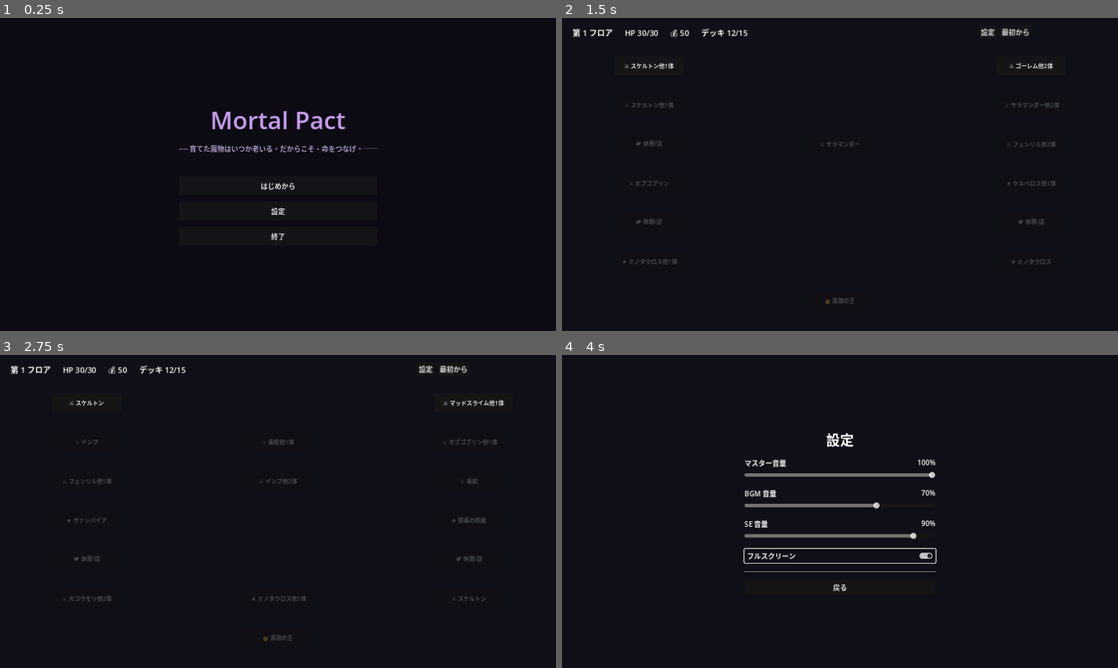
Above: before the commit, frames 1-4 (two rows, left to right).
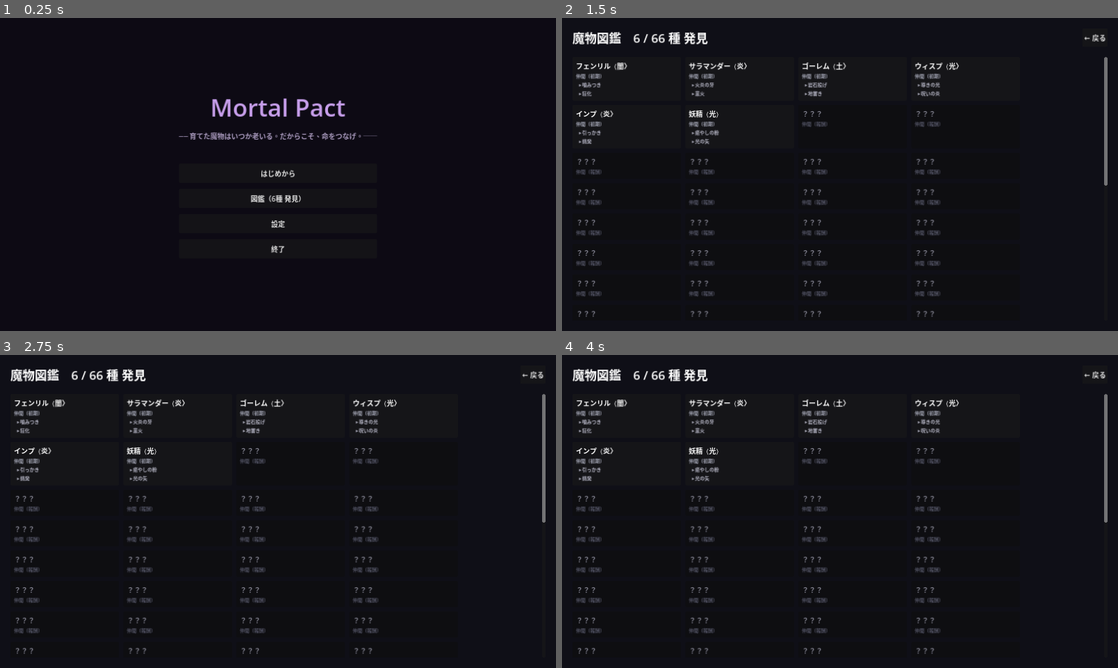
Above: after the commit, the same moments.

Repository: bakery48/mortal-pact
Game: Godot game, scene res://scenes/ui/title.tscn
Two runs of this game, one before a commit and one after it. Both use one fixed random seed, a clock stepped at 60 frames per second and the inputs below.
Inputs (mouse positions are in pixels of both pictures, inside the frame that each line leads up to):
- Up to frame 1 (0.25 s): no input
- Up to frame 2 (1.5 s): click (840, 199) at 0.5 s, where only the run after the commit has a clickable "図鑑（6種 発見）"; click (840, 187) at 1.25 s, where only the run before the commit has a clickable "はじめから"
- Up to frame 3 (2.75 s): click (455, 367) at 2 s, where only the run before the commit has a clickable "最初から"
- Up to frame 4 (4 s): click (990, 367) at 2.75 s, where only the run before the commit has a clickable "設定"; click (840, 555) at 3.5 s, where only the run before the commit has a clickable "フルスクリーン"

The runs differ from the first frame. In frame 1, 2.3% of the frame differs, in the area x 32-68%, y 25-76%; in frame 2, 5.0%; in frame 3, 5.0%; in frame 4, 5.9%, in the area x 1-99%, y 4-96%.

Commit message:
Add meta-progression: legacy carryover (A) + codex unlocks (B)
A. Legacy carryover ("命をつなぐ"):
- On death (run end), route to new legacy scene to pick up to 6
  monsters from the deck → seed next run's starting deck.
- Carried monsters reset to INFANT (keep skills/element/base
  stats/growth/rarity). Saved to user://carryover.json, consumed
  once at start_new_run. Fewer than 6 → fill with default starters.
- Fusion moved to rest/shop node (parent picker → inherit dialog).

B. Codex unlocks (図鑑):
- Record monsters met (enemies defeated, allies recruited, starters)
  to user://unlocks.json, persistent across runs.
- New codex scene from title shows discovery state (locked = ？？？).
- Does not gate reward pool; purely a collection record.

https://claude.ai/code/session_01SGpNd8xjjtE9S1hYpNHnwi

Diff:
--- a/scenes/battle/battle_manager.gd
+++ b/scenes/battle/battle_manager.gd
@@ -224,6 +224,8 @@
 
 ## 敵を撃破・除去する。
 func _remove_enemy(e: EnemyUI) -> void:
+	if is_instance_valid(e):
+		Run.record_unlock(e.sprite_name) # 倒した敵を図鑑に記録
 	enemies.erase(e)
 	if is_instance_valid(e):
 		e.queue_free()
--- /dev/null
+++ b/scenes/ui/codex.gd
@@ -0,0 +1,148 @@
+extends Control
+
+## 図鑑。これまでのランで出会った（倒した／仲間にした）魔物を記録・表示する。
+## 未発見の魔物は「？？？」で伏せる。記録は user://unlocks.json に永続。
+
+func _ready() -> void:
+	_build_ui()
+
+func _build_ui() -> void:
+	set_anchors_and_offsets_preset(Control.PRESET_FULL_RECT)
+
+	var bg := ColorRect.new()
+	bg.color = Color(0.06, 0.06, 0.09)
+	bg.set_anchors_and_offsets_preset(Control.PRESET_FULL_RECT)
+	add_child(bg)
+
+	var root := MarginContainer.new()
+	root.set_anchors_and_offsets_preset(Control.PRESET_FULL_RECT)
+	for side in ["left", "right", "top", "bottom"]:
+		root.add_theme_constant_override("margin_" + side, 24)
+	add_child(root)
+
+	var vbox := VBoxContainer.new()
+	vbox.add_theme_constant_override("separation", 10)
+	root.add_child(vbox)
+
+	var entries := _catalog()
+	var found := 0
+	for e in entries:
+		if Run.is_unlocked(e["name"]):
+			found += 1
+
+	var header := HBoxContainer.new()
+	vbox.add_child(header)
+
+	var title := Label.new()
+	title.text = "魔物図鑑　%d / %d 種 発見" % [found, entries.size()]
+	title.add_theme_font_size_override("font_size", 28)
+	title.size_flags_horizontal = Control.SIZE_EXPAND_FILL
+	header.add_child(title)
+
+	var back := Button.new()
+	back.text = "← 戻る"
+	back.pressed.connect(func() -> void: get_tree().change_scene_to_file(Run.SCENE_TITLE))
+	header.add_child(back)
+
+	vbox.add_child(HSeparator.new())
+
+	var scroll := ScrollContainer.new()
+	scroll.size_flags_vertical = Control.SIZE_EXPAND_FILL
+	scroll.horizontal_scroll_mode = ScrollContainer.SCROLL_MODE_DISABLED
+	vbox.add_child(scroll)
+
+	var grid := GridContainer.new()
+	grid.columns = 4
+	grid.add_theme_constant_override("h_separation", 10)
+	grid.add_theme_constant_override("v_separation", 10)
+	grid.size_flags_horizontal = Control.SIZE_EXPAND_FILL
+	scroll.add_child(grid)
+
+	for e in entries:
+		grid.add_child(_make_entry(e))
+
+func _make_entry(e: Dictionary) -> Control:
+	var panel := PanelContainer.new()
+	panel.custom_minimum_size = Vector2(250, 0)
+
+	var margin := MarginContainer.new()
+	for side in ["left", "right", "top", "bottom"]:
+		margin.add_theme_constant_override("margin_" + side, 8)
+	panel.add_child(margin)
+
+	var v := VBoxContainer.new()
+	v.add_theme_constant_override("separation", 3)
+	margin.add_child(v)
+
+	var unlocked: bool = Run.is_unlocked(e["name"])
+	var name_lbl := Label.new()
+	if unlocked:
+		name_lbl.text = "%s 〈%s〉" % [e["name"], String(MonsterData.ELEMENT_LABEL[int(e["element"])])]
+	else:
+		name_lbl.text = "？？？"
+		panel.modulate = Color(0.5, 0.5, 0.55)
+	name_lbl.add_theme_font_size_override("font_size", 16)
+	v.add_child(name_lbl)
+
+	var role_lbl := Label.new()
+	role_lbl.text = String(e["role"])
+	role_lbl.add_theme_font_size_override("font_size", 11)
+	role_lbl.add_theme_color_override("font_color", Color(0.65, 0.66, 0.72))
+	v.add_child(role_lbl)
+
+	if unlocked and e.has("skills"):
+		for s in e["skills"]:
+			var c := Label.new()
+			c.text = "  ▸ %s" % String(s)
+			c.add_theme_font_size_override("font_size", 11)
+			c.add_theme_color_override("font_color", Color(0.7, 0.7, 0.76))
+			v.add_child(c)
+
+	return panel
+
+## 全魔物のカタログを作る。仲間（MonsterData）と敵（EnemyDatabase）を名前で統合。
+func _catalog() -> Array:
+	var by_name := {}
+	var order: Array = []
+
+	var add_ally := func(m: MonsterData, role: String) -> void:
+		if not by_name.has(m.monster_name):
+			order.append(m.monster_name)
+		var skills: Array = []
+		for c in m.commands:
+			skills.append(c.command_name)
+		# 仲間情報を優先（スキル付き）。既存が敵のみなら上書き。
+		by_name[m.monster_name] = {
+			"name": m.monster_name,
+			"element": m.elements[0] if not m.elements.is_empty() else MonsterData.Element.NONE,
+			"role": role,
+			"skills": skills,
+		}
+
+	for m: MonsterData in MonsterFactory.starter_monsters():
+		add_ally.call(m, "仲間（初期）")
+	for m: MonsterData in MonsterFactory.reward_pool():
+		add_ally.call(m, "仲間（報酬）")
+
+	var add_enemy := func(d: Dictionary, role: String) -> void:
+		var nm := String(d["name"])
+		if by_name.has(nm):
+			return # 仲間として既に登録済みなら敵情報は足さない
+		order.append(nm)
+		by_name[nm] = {
+			"name": nm,
+			"element": int(d.get("element", MonsterData.Element.NONE)),
+			"role": role,
+		}
+
+	for d in EnemyDatabase.zako_pool():
+		add_enemy.call(d, "敵（雑魚）")
+	for d in EnemyDatabase.elite_pool():
+		add_enemy.call(d, "敵（エリート）")
+	for d in EnemyDatabase.boss_pool():
+		add_enemy.call(d, "敵（ボス）")
+
+	var result: Array = []
+	for nm in order:
+		result.append(by_name[nm])
+	return result
--- /dev/null
+++ b/scenes/ui/codex.tscn
@@ -0,0 +1,12 @@
+[gd_scene load_steps=2 format=3 uid="uid://b0mortalpactcodex"]
+
+[ext_resource type="Script" path="res://scenes/ui/codex.gd" id="1_codex"]
+
+[node name="Codex" type="Control"]
+layout_mode = 3
+anchors_preset = 15
+anchor_right = 1.0
+anchor_bottom = 1.0
+grow_horizontal = 2
+grow_vertical = 2
+script = ExtResource("1_codex")
--- /dev/null
+++ b/scenes/ui/legacy.gd
@@ -0,0 +1,147 @@
+extends Control
+
+## 死亡時の「継承」画面。ラン終了時、デッキの魔物から最大6体を選んで
+## 次ランの初期デッキに引き継ぐ（選んだ魔物は幼体にリセットされる）。
+
+const MAX_PICK := 6
+
+var _selected: Array[MonsterData] = []
+var _count_label: Label
+var _confirm_button: Button
+var _cards: Array = [] # [{ "panel": PanelContainer, "monster": MonsterData }]
+
+func _ready() -> void:
+	# デッキが6体以下なら全員を初期選択にしておく。
+	if Run.deck.size() <= MAX_PICK:
+		_selected.assign(Run.deck)
+	_build_ui()
+
+func _build_ui() -> void:
+	set_anchors_and_offsets_preset(Control.PRESET_FULL_RECT)
+
+	var bg := ColorRect.new()
+	bg.color = Color(0.08, 0.05, 0.07)
+	bg.set_anchors_and_offsets_preset(Control.PRESET_FULL_RECT)
+	add_child(bg)
+
+	var root := MarginContainer.new()
+	root.set_anchors_and_offsets_preset(Control.PRESET_FULL_RECT)
+	for side in ["left", "right", "top", "bottom"]:
+		root.add_theme_constant_override("margin_" + side, 24)
+	add_child(root)
+
+	var vbox := VBoxContainer.new()
+	vbox.add_theme_constant_override("separation", 10)
+	root.add_child(vbox)
+
+	var title := Label.new()
+	title.text = "継承 ── 次代へ命をつなぐ"
+	title.horizontal_alignment = HORIZONTAL_ALIGNMENT_CENTER
+	title.add_theme_font_size_override("font_size", 34)
+	title.add_theme_color_override("font_color", Color(0.82, 0.66, 0.92))
+	vbox.add_child(title)
+
+	var desc := Label.new()
+	desc.text = "倒れた。だが血脈は続く。次のランへ引き継ぐ魔物を最大%d体選べ（幼体に戻って再び育つ）。" % MAX_PICK
+	desc.horizontal_alignment = HORIZONTAL_ALIGNMENT_CENTER
+	desc.add_theme_color_override("font_color", Color(0.7, 0.65, 0.72))
+	vbox.add_child(desc)
+
+	_count_label = Label.new()
+	_count_label.horizontal_alignment = HORIZONTAL_ALIGNMENT_CENTER
+	vbox.add_child(_count_label)
+
+	var scroll := ScrollContainer.new()
+	scroll.size_flags_vertical = Control.SIZE_EXPAND_FILL
+	scroll.horizontal_scroll_mode = ScrollContainer.SCROLL_MODE_DISABLED
+	vbox.add_child(scroll)
+
+	var grid := GridContainer.new()
+	grid.columns = 4
+	grid.add_theme_constant_override("h_separation", 12)
+	grid.add_theme_constant_override("v_separation", 12)
+	grid.size_flags_horizontal = Control.SIZE_EXPAND_FILL
+	scroll.add_child(grid)
+
+	if Run.deck.is_empty():
+		var empty := Label.new()
+		empty.text = "引き継げる魔物がいない…（次ランは初期デッキで再開）"
+		empty.add_theme_color_override("font_color", Color(0.7, 0.7, 0.7))
+		grid.add_child(empty)
+	for mon: MonsterData in Run.deck:
+		grid.add_child(_make_card(mon))
+
+	_confirm_button = Button.new()
+	_confirm_button.custom_minimum_size = Vector2(0, 44)
+	_confirm_button.pressed.connect(_on_confirm)
+	vbox.add_child(_confirm_button)
+
+	_refresh()
+
+func _make_card(mon: MonsterData) -> Control:
+	var panel := PanelContainer.new()
+	panel.custom_minimum_size = Vector2(240, 0)
+
+	var margin := MarginContainer.new()
+	for side in ["left", "right", "top", "bottom"]:
+		margin.add_theme_constant_override("margin_" + side, 10)
+	panel.add_child(margin)
+
+	var v := VBoxContainer.new()
+	v.add_theme_constant_override("separation", 4)
+	margin.add_child(v)
+
+	var name_lbl := Label.new()
+	name_lbl.text = "%s %s %s" % [mon.rarity_label(), mon.monster_name, mon.stage_label()]
+	name_lbl.add_theme_font_size_override("font_size", 16)
+	v.add_child(name_lbl)
+
+	var stat_lbl := Label.new()
+	stat_lbl.text = "属性:%s  ATK:%d DEF:%d" % [mon.element_label(), mon.effective_attack(), mon.effective_defense()]
+	stat_lbl.add_theme_font_size_override("font_size", 12)
+	stat_lbl.add_theme_color_override("font_color", Color(0.7, 0.72, 0.78))
+	v.add_child(stat_lbl)
+
+	for cmd: CommandData in mon.commands:
+		var c := Label.new()
+		c.text = "  ▸ %s（コスト%d）" % [cmd.command_name, cmd.cost]
+		c.add_theme_font_size_override("font_size", 11)
+		c.add_theme_color_override("font_color", Color(0.62, 0.62, 0.68))
+		v.add_child(c)
+
+	var toggle := Button.new()
+	toggle.toggle_mode = true
+	toggle.button_pressed = mon in _selected
+	toggle.pressed.connect(_on_toggle.bind(mon, toggle))
+	v.add_child(toggle)
+
+	_cards.append({"panel": panel, "monster": mon, "toggle": toggle})
+	return panel
+
+func _on_toggle(mon: MonsterData, toggle: Button) -> void:
+	if mon in _selected:
+		_selected.erase(mon)
+	elif _selected.size() < MAX_PICK:
+		_selected.append(mon)
+	else:
+		toggle.button_pressed = false # 上限到達、選択取消
+		return
+	_refresh()
+
+func _refresh() -> void:
+	_count_label.text = "選択中 %d / %d" % [_selected.size(), MAX_PICK]
+	_confirm_button.text = "この%d体で次代へ" % _selected.size() if _selected.size() > 0 else "引き継がずに終える"
+	for c in _cards:
+		var mon: MonsterData = c["monster"]
+		var t := c["toggle"] as Button
+		var sel := mon in _selected
+		t.button_pressed = sel
+		t.text = "✔ 継承する" if sel else "継承する"
+		(c["panel"] as PanelContainer).modulate = Color(1.0, 0.92, 0.5) if sel else Color.WHITE
+		# 上限到達時は未選択トグルを無効化。
+		t.disabled = (not sel) and _selected.size() >= MAX_PICK
+
+func _on_confirm() -> void:
+	Audio.play_se("select")
+	Run.set_carryover(_selected)
+	get_tree().change_scene_to_file(Run.SCENE_RESULT)
--- /dev/null
+++ b/scenes/ui/legacy.tscn
@@ -0,0 +1,12 @@
+[gd_scene load_steps=2 format=3 uid="uid://b0mortalpactlegacy"]
+
+[ext_resource type="Script" path="res://scenes/ui/legacy.gd" id="1_legacy"]
+
+[node name="Legacy" type="Control"]
+layout_mode = 3
+anchors_preset = 15
+anchor_right = 1.0
+anchor_bottom = 1.0
+grow_horizontal = 2
+grow_vertical = 2
+script = ExtResource("1_legacy")
--- a/scenes/ui/reward.gd
+++ b/scenes/ui/reward.gd
@@ -82,4 +82,5 @@
 func _on_pick(monster: MonsterData) -> void:
 	Audio.play_se("coin")
 	Run.add_card(monster)
+	Run.record_unlock(monster.monster_name) # 仲間にした魔物を図鑑に記録
 	Run.go_after_node()
--- a/scenes/ui/shop.gd
+++ b/scenes/ui/shop.gd
@@ -62,12 +62,35 @@
 	for monster in _offers:
 		cards.add_child(_make_offer(monster))
 
+	vbox.add_child(HSeparator.new())
+
+	# 合体（子孫生成）：成体・老体2体から子孫を作る。
+	var fuse_title := Label.new()
+	fuse_title.text = "合体（成体・老体2体から子孫を生む）"
+	fuse_title.horizontal_alignment = HORIZONTAL_ALIGNMENT_CENTER
+	vbox.add_child(fuse_title)
+
+	var fuse_button := Button.new()
+	var fusable := _fusable_monsters()
+	fuse_button.text = "合体する（候補 %d体）" % fusable.size()
+	fuse_button.disabled = fusable.size() < 2
+	fuse_button.pressed.connect(_open_fusion_picker)
+	vbox.add_child(fuse_button)
+
 	var proceed := Button.new()
 	proceed.text = "進む"
 	proceed.pressed.connect(Run.go_after_node)
 	vbox.add_child(proceed)
 
 	_refresh()
+
+## デッキ内で合体の親に選べる魔物（成体・老体）。
+func _fusable_monsters() -> Array[MonsterData]:
+	var result: Array[MonsterData] = []
+	for m: MonsterData in Run.deck:
+		if m.can_fuse():
+			result.append(m)
+	return result
 
 func _make_offer(monster: MonsterData) -> Control:
 	var panel := PanelContainer.new()
@@ -112,8 +135,10 @@
 	Audio.play_se("coin")
 	Run.gold -= Run.SHOP_CARD_COST
 	Run.add_card(monster)
+	Run.record_unlock(monster.monster_name) # 購入した魔物を図鑑に記録
 	panel.queue_free()
 	_offer_rows = _offer_rows.filter(func(r): return r["panel"] != panel)
+	_offers.erase(monster) # 再描画で復活させない
 	_refresh()
 
 func _refresh() -> void:
@@ -129,3 +154,218 @@
 	var affordable := Run.gold >= Run.SHOP_CARD_COST and Run.can_add(2)
 	for r in _offer_rows:
 		(r["button"] as Button).disabled = not affordable
+
+# --- 合体（子孫生成） -------------------------------------------------------
+
+## 親2体を選ぶモーダルを開く。
+func _open_fusion_picker() -> void:
+	var selected: Array[MonsterData] = []
+
+	var overlay := ColorRect.new()
+	overlay.color = Color(0, 0, 0, 0.7)
+	overlay.set_anchors_and_offsets_preset(Control.PRESET_FULL_RECT)
+	overlay.mouse_filter = Control.MOUSE_FILTER_STOP
+	add_child(overlay)
+
+	var center := CenterContainer.new()
+	center.set_anchors_and_offsets_preset(Control.PRESET_FULL_RECT)
+	overlay.add_child(center)
+
+	var panel := PanelContainer.new()
+	panel.custom_minimum_size = Vector2(620, 460)
+	center.add_child(panel)
+
+	var margin := MarginContainer.new()
+	for side in ["left", "right", "top", "bottom"]:
+		margin.add_theme_constant_override("margin_" + side, 16)
+	panel.add_child(margin)
+
+	var vbox := VBoxContainer.new()
+	vbox.add_theme_constant_override("separation", 8)
+	margin.add_child(vbox)
+
+	var title := Label.new()
+	title.text = "合体：親にする2体を選ぶ"
+	title.add_theme_font_size_override("font_size", 22)
+	vbox.add_child(title)
+
+	var count_label := Label.new()
+	count_label.text = "選択 0 / 2"
+	vbox.add_child(count_label)
+
+	var scroll := ScrollContainer.new()
+	scroll.size_flags_vertical = Control.SIZE_EXPAND_FILL
+	scroll.horizontal_scroll_mode = ScrollContainer.SCROLL_MODE_DISABLED
+	vbox.add_child(scroll)
+
+	var grid := GridContainer.new()
+	grid.columns = 2
+	grid.add_theme_constant_override("h_separation", 10)
+	grid.add_theme_constant_override("v_separation", 10)
+	scroll.add_child(grid)
+
+	var toggles: Array = []
+	for mon: MonsterData in _fusable_monsters():
+		var btn := Button.new()
+		btn.toggle_mode = true
+		btn.custom_minimum_size = Vector2(280, 0)
+		btn.text = "%s %s %s\n属性:%s ATK:%d DEF:%d" % [
+			mon.rarity_label(), mon.monster_name, mon.stage_label(),
+			mon.element_label(), mon.effective_attack(), mon.effective_defense(),
+		]
+		toggles.append({"button": btn, "monster": mon})
+		btn.pressed.connect(_on_fusion_parent_toggled.bind(mon, btn, selected, count_label, toggles))
+		grid.add_child(btn)
+
+	vbox.add_child(HSeparator.new())
+
+	var buttons := HBoxContainer.new()
+	buttons.alignment = BoxContainer.ALIGNMENT_END
+	buttons.add_theme_constant_override("separation", 10)
+	vbox.add_child(buttons)
+
+	var cancel := Button.new()
+	cancel.text = "キャンセル"
+	cancel.pressed.connect(func() -> void: overlay.queue_free())
+	buttons.add_child(cancel)
+
+	var next_btn := Button.new()
+	next_btn.text = "次へ（継承スキル選択）"
+	next_btn.disabled = true
+	next_btn.pressed.connect(_on_fusion_next.bind(selected, overlay))
+	buttons.add_child(next_btn)
+	# next ボタンの有効/無効更新のため参照を保持。
+	count_label.set_meta("next_button", next_btn)
+
+func _on_fusion_next(selected: Array, overlay: Control) -> void:
+	if selected.size() != 2:
+		return
+	overlay.queue_free()
+	_open_inherit_dialog(selected[0], selected[1])
+
+func _on_fusion_parent_toggled(mon: MonsterData, btn: Button, selected: Array, count_label: Label, toggles: Array) -> void:
+	if mon in selected:
+		selected.erase(mon)
+	elif selected.size() < 2:
+		selected.append(mon)
+	else:
+		btn.button_pressed = false
+		return
+	count_label.text = "選択 %d / 2" % selected.size()
+	var next_btn := count_label.get_meta("next_button") as Button
+	if next_btn != null:
+		next_btn.disabled = selected.size() != 2
+	# 2体選択済みなら未選択を無効化。
+	for t in toggles:
+		var b := t["button"] as Button
+		var m: MonsterData = t["monster"]
+		b.disabled = (m not in selected) and selected.size() >= 2
+
+## 継承スキルを選ぶモーダルを開く。
+func _open_inherit_dialog(mon_a: MonsterData, mon_b: MonsterData) -> void:
+	var element := MonsterFactory.choose_child_element(mon_a, mon_b)
+	var max_inherit := MonsterFactory.max_inheritable(mon_a, mon_b)
+	var pool := MonsterFactory.inheritable_pool(mon_a, mon_b)
+	var innate := MonsterFactory.element_innate_kit(element)
+	var chosen: Array[CommandData] = []
+
+	var overlay := ColorRect.new()
+	overlay.color = Color(0, 0, 0, 0.7)
+	overlay.set_anchors_and_offsets_preset(Control.PRESET_FULL_RECT)
+	overlay.mouse_filter = Control.MOUSE_FILTER_STOP
+	add_child(overlay)
+
+	var center := CenterContainer.new()
+	center.set_anchors_and_offsets_preset(Control.PRESET_FULL_RECT)
+	overlay.add_child(center)
+
+	var panel := PanelContainer.new()
+	panel.custom_minimum_size = Vector2(560, 0)
+	center.add_child(panel)
+
+	var margin := MarginContainer.new()
+	for side in ["left", "right", "top", "bottom"]:
+		margin.add_theme_constant_override("margin_" + side, 18)
+	panel.add_child(margin)
+
+	var vbox := VBoxContainer.new()
+	vbox.add_theme_constant_override("separation", 8)
+	margin.add_child(vbox)
+
+	var title := Label.new()
+	title.text = "合体：継承するスキルを選択"
+	title.add_theme_font_size_override("font_size", 24)
+	vbox.add_child(title)
+
+	var elem_label := Label.new()
+	elem_label.text = "子孫の属性: %s ／ 固有スキル2つ＋継承 最大%d" % [String(MonsterData.ELEMENT_LABEL[element]), max_inherit]
+	elem_label.modulate = Color(0.8, 0.85, 0.95)
+	vbox.add_child(elem_label)
+
+	var innate_label := Label.new()
+	var innate_names: Array[String] = []
+	for c in innate:
+		innate_names.append(c.command_name)
+	innate_label.text = "固有: " + "／".join(innate_names)
+	vbox.add_child(innate_label)
+
+	vbox.add_child(HSeparator.new())
+
+	var count_label := Label.new()
+	vbox.add_child(count_label)
+
+	for cmd in pool:
+		var btn := Button.new()
+		btn.toggle_mode = true
+		btn.disabled = max_inherit <= 0
+		btn.text = "%s（コスト%d）" % [cmd.command_name, cmd.cost]
+		btn.toggled.connect(_on_inherit_toggled.bind(cmd, btn, chosen, max_inherit, count_label))
+		vbox.add_child(btn)
+	if pool.is_empty():
+		var none_label := Label.new()
+		none_label.text = "継承できるスキルがありません（固有2つで誕生）"
+		none_label.modulate = Color(0.7, 0.7, 0.7)
+		vbox.add_child(none_label)
+
+	vbox.add_child(HSeparator.new())
+
+	var buttons := HBoxContainer.new()
+	buttons.alignment = BoxContainer.ALIGNMENT_END
+	buttons.add_theme_constant_override("separation", 10)
+	vbox.add_child(buttons)
+
+	var cancel := Button.new()
+	cancel.text = "キャンセル"
+	cancel.pressed.connect(func() -> void: overlay.queue_free())
+	buttons.add_child(cancel)
+
+	var confirm := Button.new()
+	confirm.text = "合体する"
+	confirm.pressed.connect(_on_fusion_confirm.bind(mon_a, mon_b, element, chosen, overlay))
+	buttons.add_child(confirm)
+
+	count_label.text = "継承 0 / %d" % max_inherit
+
+func _on_inherit_toggled(pressed: bool, cmd: CommandData, btn: Button, chosen: Array, max_inherit: int, count_label: Label) -> void:
+	if pressed:
+		if chosen.size() >= max_inherit:
+			btn.button_pressed = false
+			return
+		chosen.append(cmd)
+	else:
+		chosen.erase(cmd)
+	count_label.text = "継承 %d / %d" % [chosen.size(), max_inherit]
+
+func _on_fusion_confirm(mon_a: MonsterData, mon_b: MonsterData, element: int, chosen: Array, overlay: Control) -> void:
+	var child := MonsterFactory.make_child(mon_a, mon_b, element, chosen)
+	Run.deck.erase(mon_a)
+	Run.deck.erase(mon_b)
+	Run.deck.append(child)
+	Run.record_unlock(child.monster_name)
+	Audio.play_se("fuse")
+	overlay.queue_free()
+	# 合体結果が反映された画面に作り直す。
+	for c in get_children():
+		c.queue_free()
+	_offer_rows.clear()
+	_build_ui()
--- a/scenes/ui/title.gd
+++ b/scenes/ui/title.gd
@@ -51,6 +51,10 @@
 	new_btn.pressed.connect(_on_new_game)
 	vbox.add_child(new_btn)
 
+	var codex_btn := _make_button("図鑑（%d種 発見）" % Run.unlocked_count())
+	codex_btn.pressed.connect(_on_codex)
+	vbox.add_child(codex_btn)
+
 	var settings_btn := _make_button("設定")
 	settings_btn.pressed.connect(_on_settings)
 	vbox.add_child(settings_btn)
@@ -81,6 +85,10 @@
 	add_child(dialog)
 	dialog.popup_centered()
 
+func _on_codex() -> void:
+	Audio.play_se("select")
+	get_tree().change_scene_to_file(Run.SCENE_CODEX)
+
 func _on_settings() -> void:
 	Audio.play_se("select")
 	Run.settings_return = Run.SCENE_TITLE
--- a/scripts/run_state.gd
+++ b/scripts/run_state.gd
@@ -17,9 +17,18 @@
 const SCENE_RESULT := "res://scenes/ui/result.tscn"
 const SCENE_SETTINGS := "res://scenes/ui/settings.tscn"
 const SCENE_TITLE := "res://scenes/ui/title.tscn"
+const SCENE_LEGACY := "res://scenes/ui/legacy.tscn"
+const SCENE_CODEX := "res://scenes/ui/codex.tscn"
 
 const SAVE_PATH := "user://savegame.json"
 const SAVE_VERSION := 3 # 全体デフレで数値が変わったため更新
+
+## 図鑑（出会った魔物の記録）。ランをまたいで永続。
+const UNLOCK_PATH := "user://unlocks.json"
+## 引き継ぎ（死亡時に選んだ次ランの初期デッキ）。次ラン開始時に1度だけ消費。
+const CARRYOVER_PATH := "user://carryover.json"
+## ランの初期デッキ体数。
+const START_DECK_SIZE := 6
 
 enum NodeType { BATTLE_ZAKO, BATTLE_ELITE, BATTLE_BOSS, REST_SHOP }
 
@@ -36,7 +45,11 @@
 var last_result := ""          # "clear" / "lose"
 var settings_return := SCENE_TITLE # 設定画面から戻る先
 
+## 図鑑：出会った魔物名 → true。ランをまたいで永続。
+var unlocked: Dictionary = {}
+
 func _ready() -> void:
+	load_unlocks()
 	# セーブがあれば自動的に続きから、無ければ新しいランを開始。
 	if has_save():
 		if not load_game():
@@ -51,10 +64,32 @@
 	player_max_hp = roundi(STARTING_HP * MonsterData.POWER_SCALE)
 	player_hp = player_max_hp
 	gold = STARTING_GOLD
-	deck.assign(DeckManager.load_monster_resources())
+	deck.assign(_build_starting_deck())
+	# 初期デッキの魔物は図鑑に解放しておく。
+	for m in deck:
+		record_unlock(m.monster_name)
 	_build_map()
 	current_row = -1
 	current_col = 0
+
+## 初期デッキを組む。前ランからの引き継ぎがあればそれを使い（幼体リセット済み）、
+## START_DECK_SIZE 未満なら不足分をデフォルト初期種で補充する。引き継ぎは1度消費する。
+func _build_starting_deck() -> Array[MonsterData]:
+	var result: Array[MonsterData] = _load_carryover()
+	if result.is_empty():
+		return DeckManager.load_monster_resources()
+	if result.size() < START_DECK_SIZE:
+		var names := {}
+		for m in result:
+			names[m.monster_name] = true
+		for d in DeckManager.load_monster_resources():
+			if result.size() >= START_DECK_SIZE:
+				break
+			if not names.has(d.monster_name):
+				names[d.monster_name] = true
+				result.append(d)
+	_consume_carryover()
+	return result
 
 func next_floor() -> void:
 	current_floor += 1
@@ -262,7 +297,10 @@
 func on_battle_lost() -> void:
 	player_hp = 0
 	last_result = "lose"
-	get_tree().change_scene_to_file(SCENE_RESULT)
+	# 死亡＝ラン終了。次ランへ引き継ぐ魔物を選ぶ「継承」画面へ。
+	# 進行セーブは消す（ランは終わったので「つづきから」対象外）。
+	delete_save()
+	get_tree().change_scene_to_file(SCENE_LEGACY)
 
 # --- デッキ操作（報酬・ショップ用） -----------------------------------------
 
@@ -355,3 +393,79 @@
 func delete_save() -> void:
 	if FileAccess.file_exists(SAVE_PATH):
 		DirAccess.remove_absolute(SAVE_PATH)
+
+# --- 図鑑（unlocks）---------------------------------------------------------
+
+## 魔物を図鑑に記録する（既知なら何もしない）。敵撃破・仲間獲得・初期デッキで呼ぶ。
+func record_unlock(monster_name: String) -> void:
+	if monster_name == "" or unlocked.has(monster_name):
+		return
+	unlocked[monster_name] = true
+	save_unlocks()
+
+func is_unlocked(monster_name: String) -> bool:
+	return unlocked.has(monster_name)
+
+func unlocked_count() -> int:
+	return unlocked.size()
+
+func load_unlocks() -> void:
+	unlocked = {}
+	if not FileAccess.file_exists(UNLOCK_PATH):
+		return
+	var file := FileAccess.open(UNLOCK_PATH, FileAccess.READ)
+	if file == null:
+		return
+	var parsed: Variant = JSON.parse_string(file.get_as_text())
+	file.close()
+	if typeof(parsed) == TYPE_DICTIONARY:
+		unlocked = parsed
+
+func save_unlocks() -> void:
+	var file := FileAccess.open(UNLOCK_PATH, FileAccess.WRITE)
+	if file != null:
+		file.store_string(JSON.stringify(unlocked, "\t"))
+		file.close()
+
+# --- 引き継ぎ（carryover）---------------------------------------------------
+
+## 死亡時に選んだ魔物を、次ランの初期デッキとして保存する（幼体にリセット）。
+func set_carryover(monsters: Array) -> void:
+	var data: Array = []
+	for m: MonsterData in monsters:
+		if data.size() >= START_DECK_SIZE:
+			break
+		var copy := MonsterData.from_dict(m.to_dict())
+		copy.stage = MonsterData.Stage.INFANT # 幼体にリセット
+		copy.exp = 0.0
+		data.append(copy.to_dict())
+	var file := FileAccess.open(CARRYOVER_PATH, FileAccess.WRITE)
+	if file != null:
+		file.store_string(JSON.stringify(data, "\t"))
+		file.close()
+
+func has_carryover() -> bool:
+	return FileAccess.file_exists(CARRYOVER_PATH)
+
+## 引き継ぎデッキを読み込む（無ければ空）。消費は _consume_carryover で別途行う。
+func _load_carryover() -> Array[MonsterData]:
+	var result: Array[MonsterData] = []
+	if not FileAccess.file_exists(CARRYOVER_PATH):
+		return result
+	var file := FileAccess.open(CARRYOVER_PATH, FileAccess.READ)
+	if file == null:
+		return result
+	var parsed: Variant = JSON.parse_string(file.get_as_text())
+	file.close()
+	if typeof(parsed) != TYPE_ARRAY:
+		return result
+	for md in parsed:
+		var m := MonsterData.from_dict(md)
+		m.stage = MonsterData.Stage.INFANT # 念のため幼体に
+		m.exp = 0.0
+		result.append(m)
+	return result
+
+func _consume_carryover() -> void:
+	if FileAccess.file_exists(CARRYOVER_PATH):
+		DirAccess.remove_absolute(CARRYOVER_PATH)
